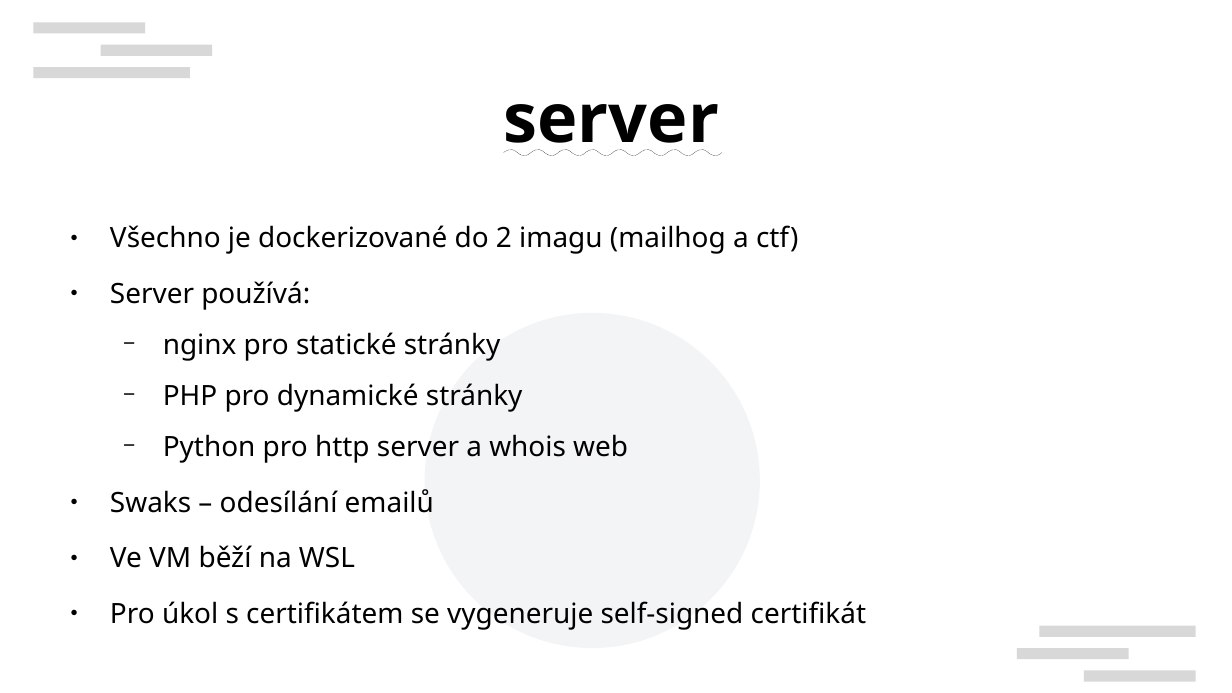
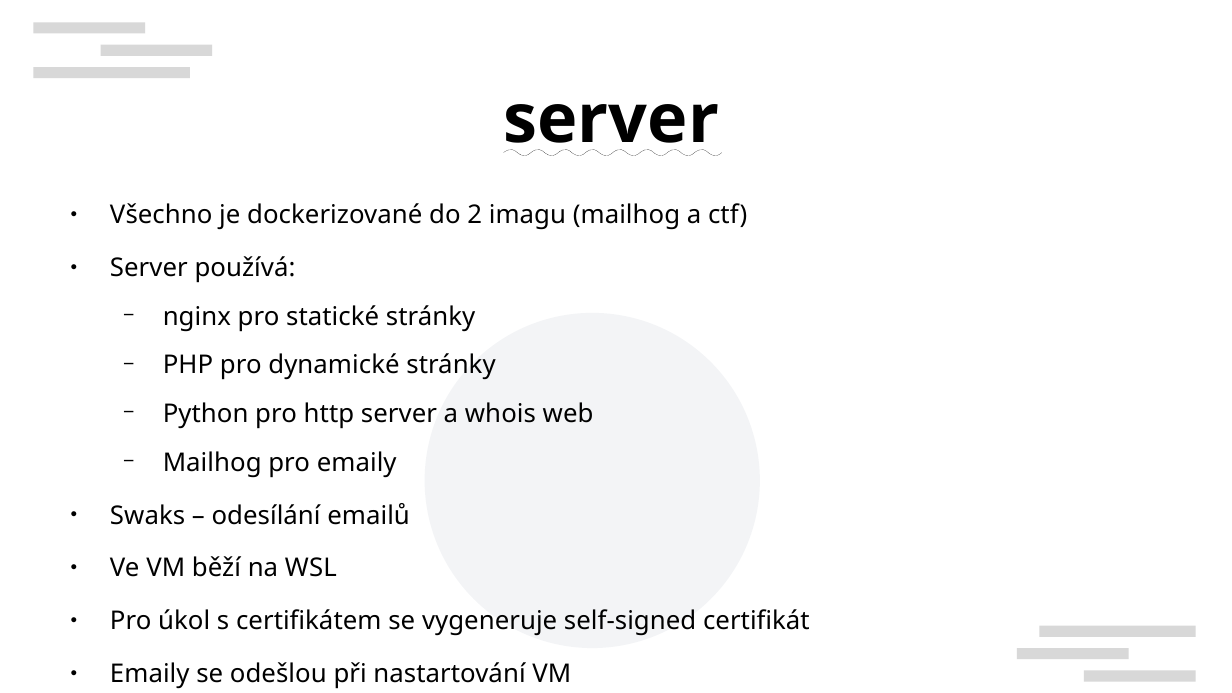
Before and after one commit to theFivehead/CTF-interaktivni-osveta, a slide deck: slide 5 of prezentace.odp. Drawn at 1232x693 pixels with LibreOffice and Linux fonts; fonts in the diff are those of the drawing; background and template pictures are left out. Boxes give left, top, right and bottom in pixels: in the first picture for what was removed or moved away, otherwise in the second. Text is boxed around its words. In the diff, an @@ line names an element or a change of style, - is before the commit and + after.

```diff
--- a/prezentace.odp
+++ b/prezentace.odp
@@ text "Všechno je dockerizované do 2 ...": place and size @@
-text "Všechno je dockerizované do 2 ..." at (110,225,866,630)
+text "Všechno je dockerizované do 2 ..." at (110,203,810,689)
@@ text at (110,203,810,636): size 18 to 16.6 pt in "Všechno je dockerizované do 2 imagu (mailhog ...", "Server používá:", "nginx pro statické stránky", "PHP pro dynamické stránky" and 4 more places @@
@@ text at (163,451,397,477): paragraph added @@
+  − Mailhog pro emaily
@@ text at (110,662,571,689): paragraph added @@
+● Emaily se odešlou při nastartování VM
```
Also in this commit, not shown: 3 slides added, 1 other file.
